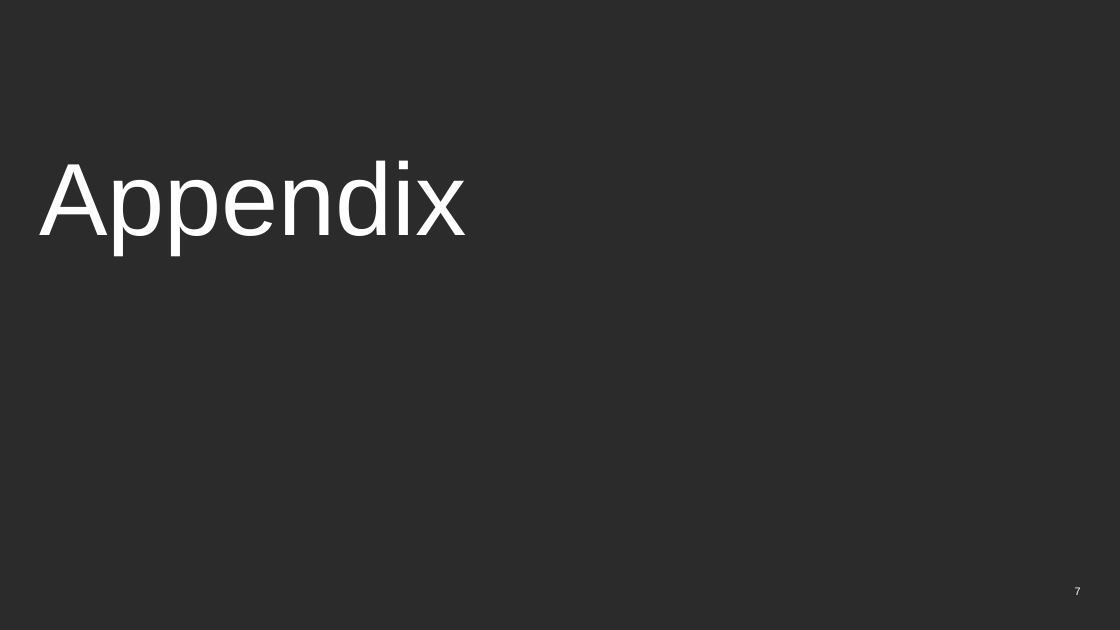
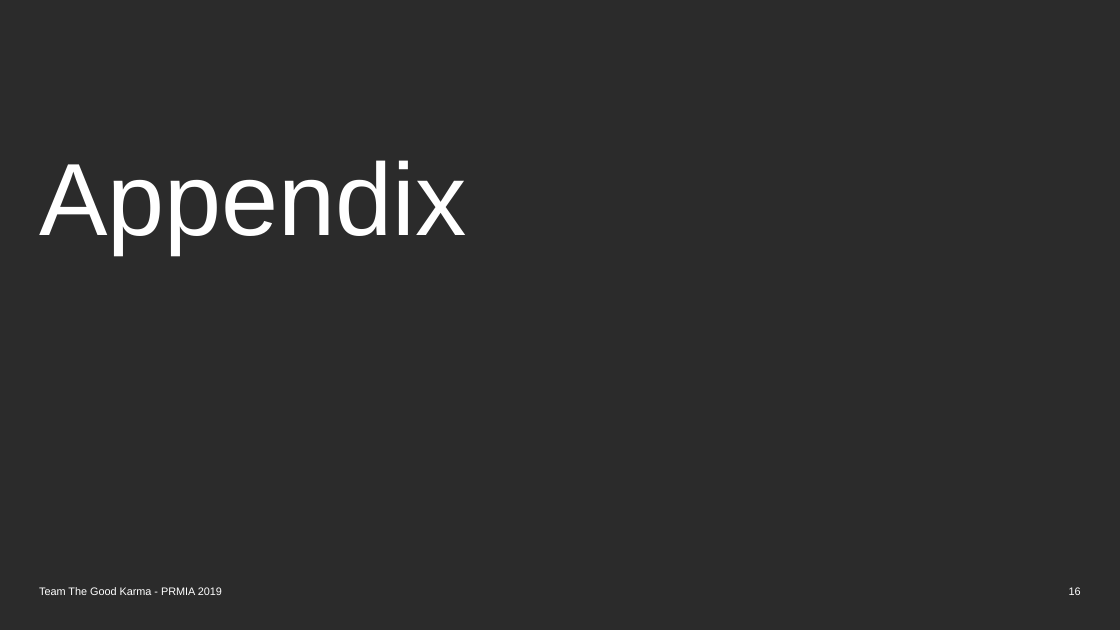
Before and after one commit to amandeepfj/PRMIA-Risk-Management-Case, a slide deck: slide 16 of PRMIA.pptx (slide 7 before the commit). Drawn at 1120x630 pixels with LibreOffice and Linux fonts; fonts in the diff are those of the drawing; background and template pictures are left out; a plain dark background stands for a picture behind light text. Boxes give left, top, right and bottom in pixels: in the first picture for what was removed or moved away, otherwise in the second. Text is boxed around its words. In the diff, an @@ line names an element or a change of style, - is before the commit and + after.

```diff
--- a/PRMIA.pptx
+++ b/PRMIA.pptx
@@ text added at (39, 587, 222, 595), 7 pt, text #FFFFFF @@
+Team The Good Karma - PRMIA 2019
@@ page number at (1069, 587, 1081, 595): text changed @@
-7
+16
```
Also in this commit, not shown: 6 other slides changed, 10 slides added, 1 slide removed.
